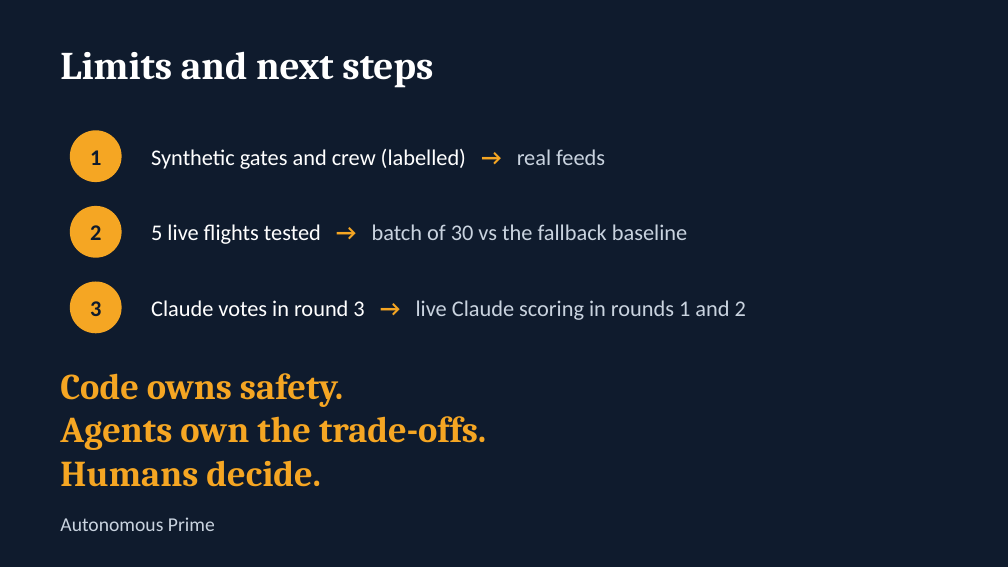
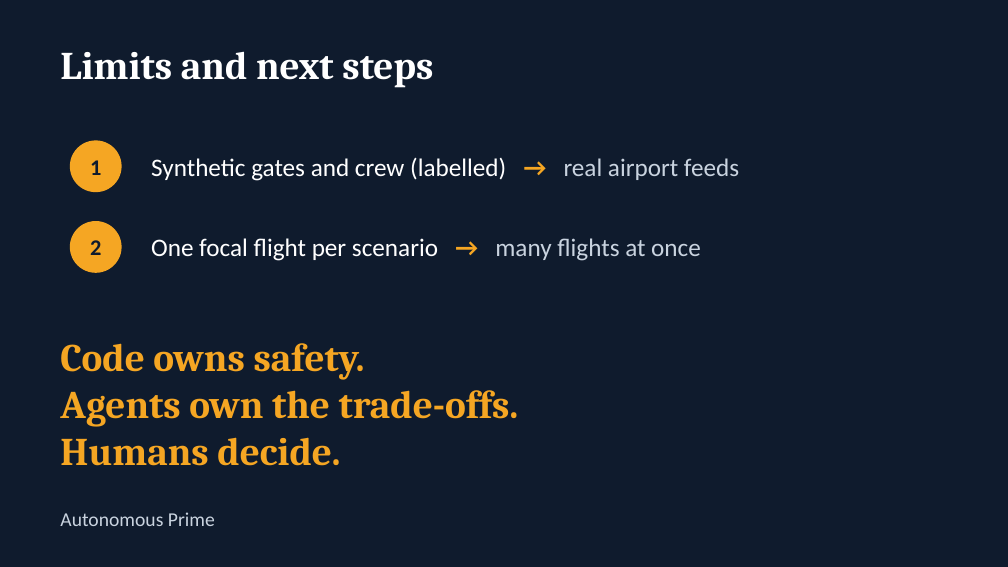
Before and after one commit to vishnuroxx/AnthropicHackathonWinner, a slide deck: slide 12 of pitch.pptx. Drawn at 1008x567 pixels with LibreOffice and Linux fonts; fonts in the diff are those of the drawing. Boxes give left, top, right and bottom in pixels: in the first picture for what was removed or moved away, otherwise in the second. Text is boxed around its words. In the diff, an @@ line names an element or a change of style, - is before the commit and + after.

```diff
--- a/pitch.pptx
+++ b/pitch.pptx
@@ text "1" moved from (x1=90, y1=150, x2=101, y2=165) to (x1=90, y1=160, x2=101, y2=175) @@
@@ ellipse moved from (x1=71, y1=131, x2=121, y2=181) to (x1=71, y1=141, x2=121, y2=192) @@
@@ text at (x1=151, y1=157, x2=739, y2=181): text changed; size 16 to 18 pt @@
-Synthetic gates and crew (labelled) → real feeds
+Synthetic gates and crew (labelled) → real airport feeds
@@ text "2" moved from (x1=90, y1=225, x2=101, y2=240) to (x1=90, y1=240, x2=101, y2=255) @@
@@ ellipse moved from (x1=71, y1=207, x2=121, y2=257) to (x1=71, y1=222, x2=121, y2=272) @@
@@ text at (x1=151, y1=238, x2=701, y2=261): text changed; size 16 to 18 pt; text colour #C9D3DF to #FFFFFF @@
-5 live flights tested → batch of 30 vs the fallback baseline
+One focal flight per scenario → many flights at once
@@ ellipse removed at (x1=71, y1=282, x2=121, y2=333) @@
@@ text "Code owns safety." moved from (x1=60, y1=373, x2=486, y2=487) to (x1=60, y1=343, x2=519, y2=466) @@
@@ text "Code owns safety." at (x1=60, y1=343, x2=519, y2=466): size 26 to 28 pt @@
@@ text removed at (x1=90, y1=301, x2=101, y2=316) @@
-3
@@ text removed at (x1=151, y1=300, x2=746, y2=320) @@
-Claude votes in round 3 → live Claude scoring in rounds 1 and 2
@@ text "Autonomous Prime" moved from (x1=60, y1=517, x2=215, y2=531) to (x1=60, y1=512, x2=215, y2=526) @@
```
Also in this commit, not shown: 3 other slides changed, 3 other files.
